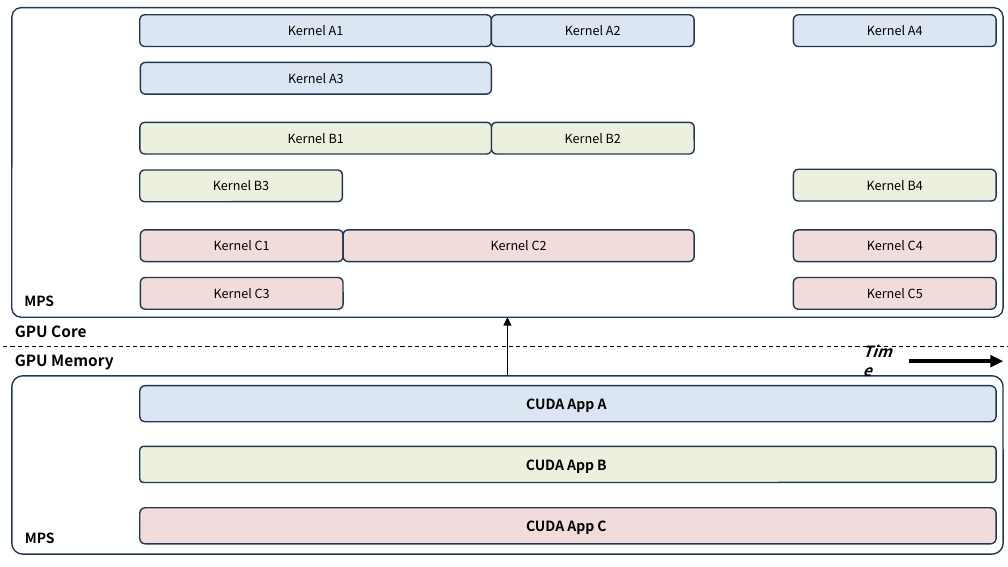
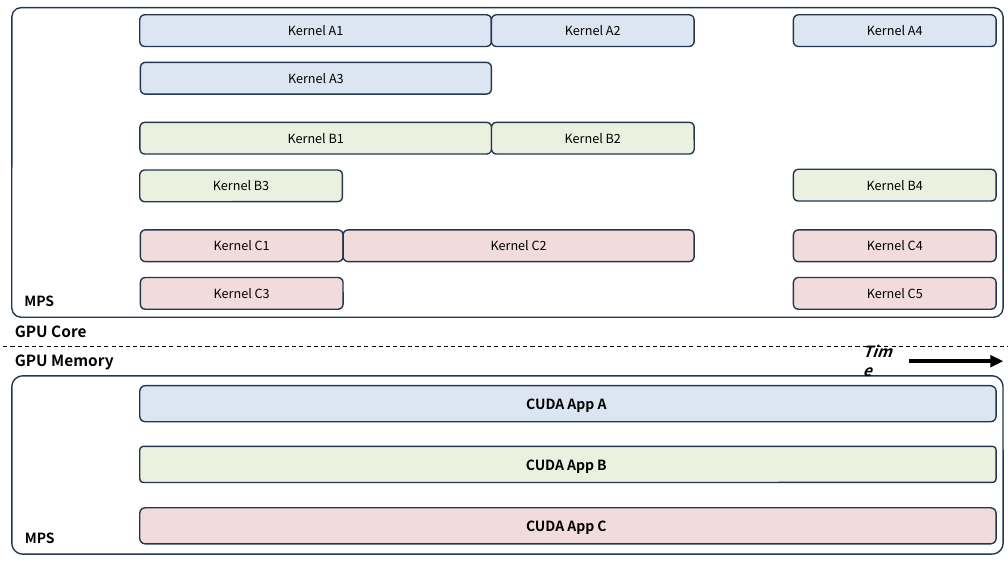
Before and after one commit to ssup2/blog-software, a slide deck: slide 5 of content/docs/theory-analysis/nvidia-gpu-sharing/images/images.pptx. Drawn at 1008x567 pixels with LibreOffice and Linux fonts; fonts in the diff are those of the drawing. Boxes give left, top, right and bottom in pixels: in the first picture for what was removed or moved away, otherwise in the second. Text is boxed around its words. In the diff, an @@ line names an element or a change of style, - is before the commit and + after.

```diff
--- a/content/docs/theory-analysis/nvidia-gpu-sharing/images/images.pptx
+++ b/content/docs/theory-analysis/nvidia-gpu-sharing/images/images.pptx
@@ arrow removed from (507, 376) to (507, 318) @@
```
Also in this commit, not shown: 7 other slides changed, 10 other files.
